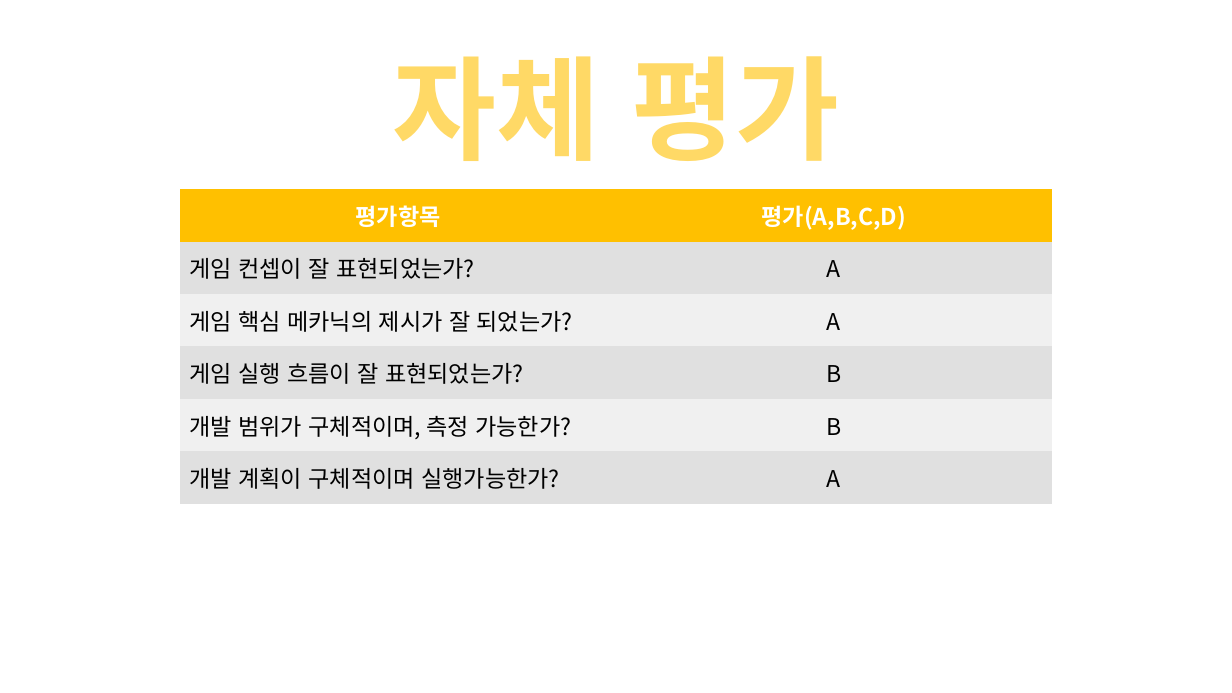
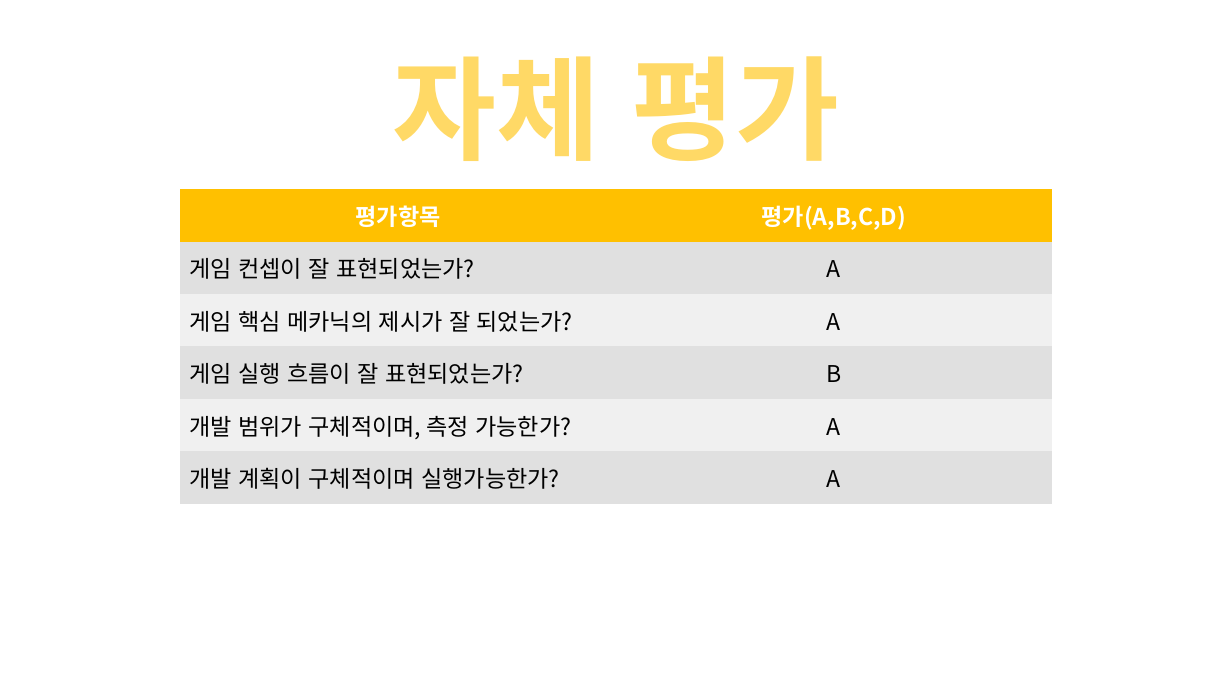
Before and after one commit to eheh5454/2017_2DGP, a slide deck: slide 7 of 기획발표.pptx. Drawn at 1232x693 pixels with LibreOffice and Linux fonts; fonts in the diff are those of the drawing; background and template pictures are left out. Boxes give left, top, right and bottom in pixels: in the first picture for what was removed or moved away, otherwise in the second. Text is boxed around its words. In the diff, an @@ line names an element or a change of style, - is before the commit and + after.

```diff
--- a/기획발표.pptx
+++ b/기획발표.pptx
@@ table at <box>180,189,1053,505</box> @@
-row 5, column 2: B
+row 5, column 2: A
```
Also in this commit, not shown: 1 other slide changed.
